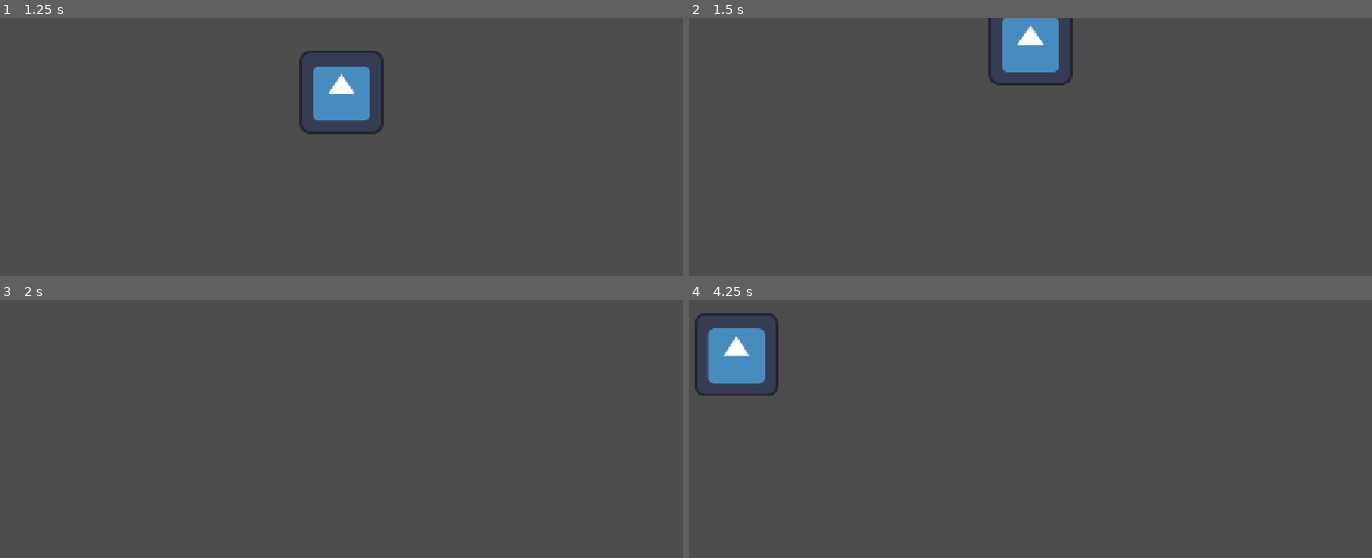
Above: before the commit, frames 1-4 (two rows, left to right).
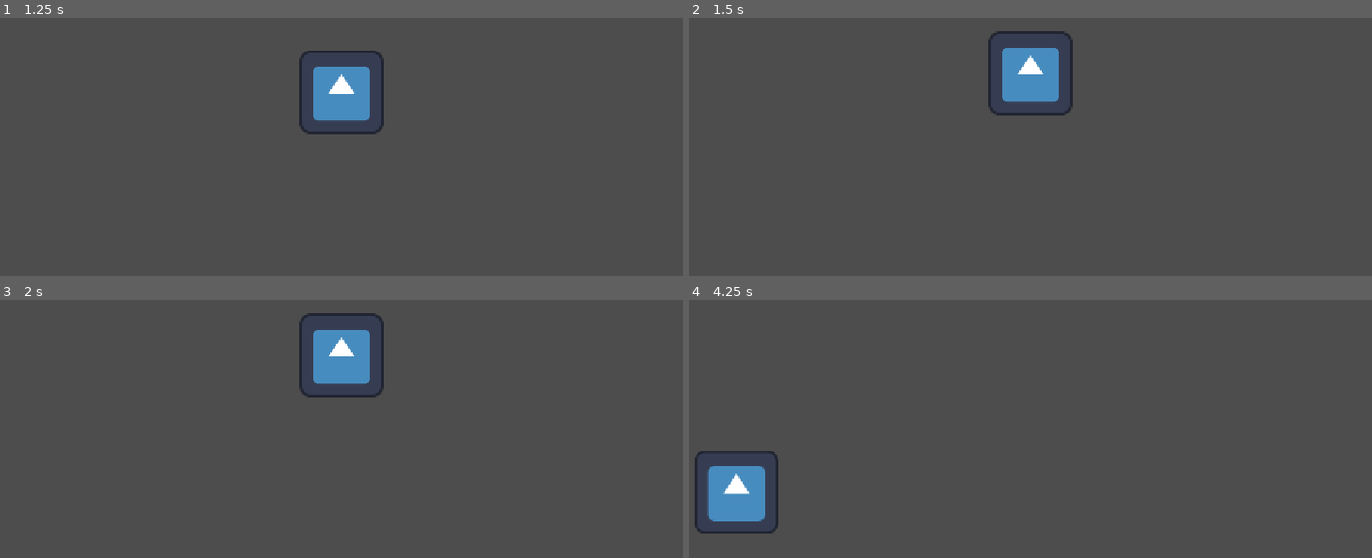
Above: after the commit, the same moments.

Repository: akr0407/LearnGame1-DodgeTheEnemies
Game: Godot game, scene res://scenes/main.tscn
Same seed, same stepped clock (60 frames per second), same inputs: the game is played once before the commit and once after it. The project has no main scene, so this scene is started directly. The engine's default icon, where the game draws it, is replaced by a stand-in: a white triangle on a blue panel in a dark square.
Inputs:
- Up to frame 1 (1.25 s): tap Enter at 0.5 s; hold W (move_up) from 0.53 s (still down)
- Up to frame 2 (1.5 s): keep holding W (move_up)
- Up to frame 3 (2 s): keep holding W (move_up)
- Up to frame 4 (4.25 s): release W (move_up) at 2.03 s; hold A (move_left) 2.03-3.53 s; hold S (move_down) from 3.53 s (still down)

Frame 1 is identical in both runs. In frame 2, 2.4% of the frame differs, in the area x 43-57%, y 0-38%; in frame 3, 2.2%; in frame 4, 4.6%, in the area x 0-14%, y 5-91%.

Commit message:
Add arena boundaries(collision)

Diff:
--- a/scenes/main.tscn
+++ b/scenes/main.tscn
@@ -2,6 +2,39 @@
 
 [ext_resource type="PackedScene" uid="uid://ew6wwfqbhjy3" path="res://scenes/player.tscn" id="1_o5qli"]
 
+[sub_resource type="RectangleShape2D" id="RectangleShape2D_0wfyh"]
+size = Vector2(1152, 20)
+
+[sub_resource type="RectangleShape2D" id="RectangleShape2D_sugp2"]
+size = Vector2(1152, 20)
+
+[sub_resource type="RectangleShape2D" id="RectangleShape2D_o5qli"]
+size = Vector2(20, 649)
+
 [node name="Main" type="Node2D" unique_id=1096893448]
 
 [node name="Player" parent="." unique_id=731717942 instance=ExtResource("1_o5qli")]
+
+[node name="TopWall" type="StaticBody2D" parent="." unique_id=1365134551]
+
+[node name="CollisionShape2D" type="CollisionShape2D" parent="TopWall" unique_id=1841083556]
+position = Vector2(576, 10)
+shape = SubResource("RectangleShape2D_0wfyh")
+
+[node name="BottomWall" type="StaticBody2D" parent="." unique_id=1473399803]
+
+[node name="CollisionShape2D" type="CollisionShape2D" parent="BottomWall" unique_id=380914029]
+position = Vector2(576, 638)
+shape = SubResource("RectangleShape2D_sugp2")
+
+[node name="LeftWall" type="StaticBody2D" parent="." unique_id=197913070]
+
+[node name="CollisionShape2D" type="CollisionShape2D" parent="LeftWall" unique_id=1057340930]
+position = Vector2(10, 324)
+shape = SubResource("RectangleShape2D_o5qli")
+
+[node name="RightWall" type="StaticBody2D" parent="." unique_id=13908124]
+
+[node name="CollisionShape2D" type="CollisionShape2D" parent="RightWall" unique_id=1419050818]
+position = Vector2(1142, 324)
+shape = SubResource("RectangleShape2D_o5qli")
